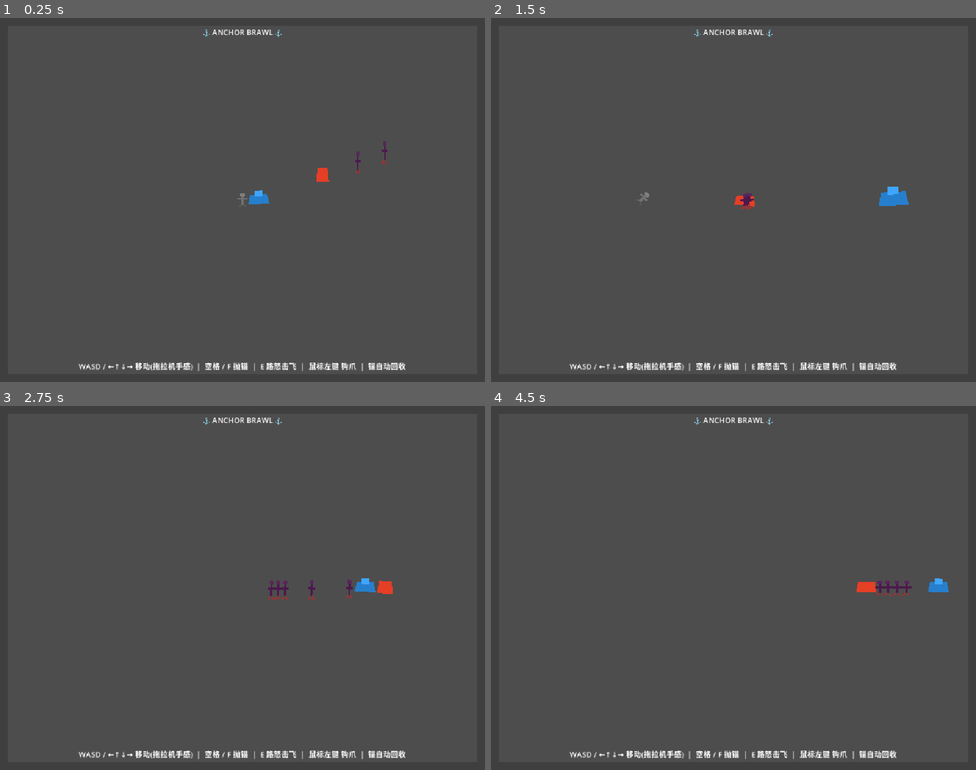
Above: before the commit, frames 1-4 (two rows, left to right).
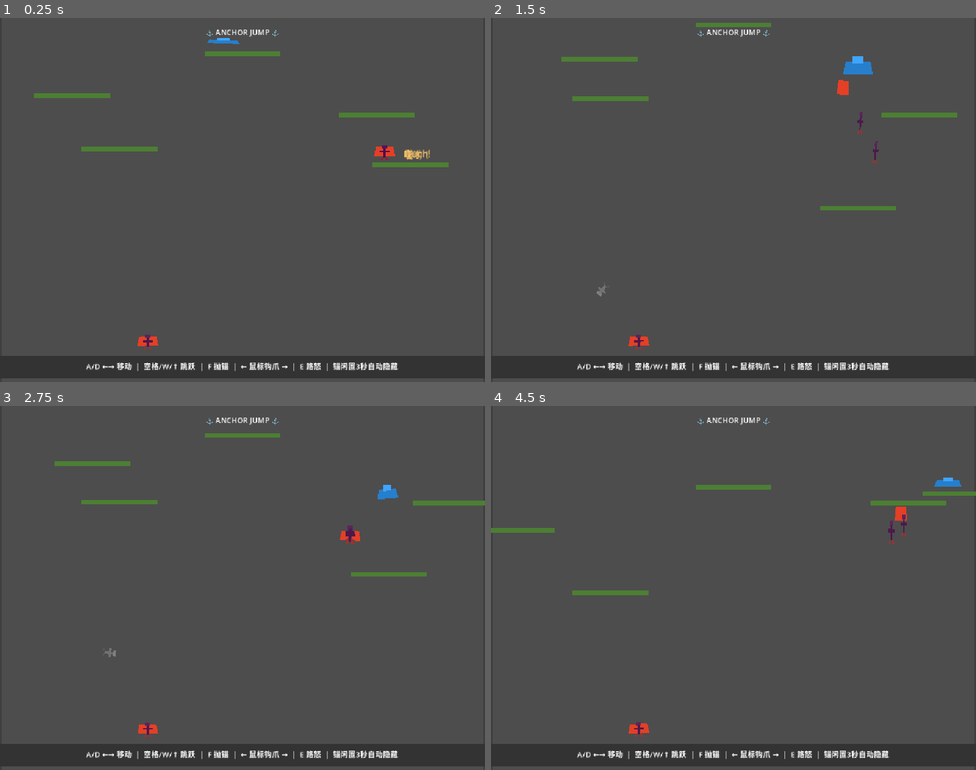
Above: after the commit, the same moments.

Repository: Yb-rabbit/2026_CIGA_Play
Game: Godot game, scene res://Main.tscn
Same seed, same stepped clock (60 frames per second), same inputs: the game is played once before the commit and once after it.
Inputs (mouse positions are in pixels of both pictures, inside the frame that each line leads up to):
- Up to frame 1 (0.25 s): no input
- Up to frame 2 (1.5 s): move the mouse to (840, 181) at 0.52 s; press the mouse at (840, 181) at 0.53 s; hold D (ui_right) from 0.53 s (still down); tap Space (ui_accept) at 0.77, 1.07 s; tap E (horn) at 0.8, 1.35 s; move the mouse to (636, 218) at 1.27 s; release the mouse at (636, 218) at 1.28 s
- Up to frame 3 (2.75 s): tap Space (ui_accept) at 1.52, 1.55, 1.82 s; move the mouse to (291, 507) at 2.02 s; release D (ui_right) at 2.03 s; hold A (ui_left) from 2.03 s (still down); hold Space (ui_accept) from 2.03 s (still down); click (291, 507) at 2.3 s
- Up to frame 4 (4.5 s): move the mouse to (709, 660) at 2.77 s; release A (ui_left) at 2.78 s; release Space (ui_accept) at 2.78 s; hold D (ui_right) 2.78-4.28 s; click (709, 660) at 2.85 s; tap Space (ui_accept) at 3.02, 3.32, 3.77, 3.8, 4.07 s; tap E (horn) at 3.05 s; move the mouse to (879, 642) at 3.52 s; hold E (horn) 3.53-4.28 s; move the mouse to (588, 533) at 4.27 s; hold A (ui_left) from 4.28 s (still down); click (588, 533) at 4.35 s

The runs differ from the first frame. In frame 1, 6.5% of the frame differs, in the area x 1-99%, y 3-98%; in frame 2, 6.7%, in the area x 1-99%, y 1-98%; in frame 3, 6.5%; in frame 4, 6.4%.

Commit message:
【测试】诡异猎奇平台化
很离谱

Diff:
--- a/2026cgj/Main.tscn
+++ b/2026cgj/Main.tscn
@@ -1,15 +1,19 @@
-[gd_scene load_steps=9 format=3 uid="uid://dq8m7n3xp2ky1"]
+[gd_scene load_steps=10 format=3 uid="uid://dq8m7n3xp2ky1"]
 
 [ext_resource type="Script" path="res://ship.gd" id="1_ship"]
 [ext_resource type="Script" path="res://anchor.gd" id="2_anchor"]
 [ext_resource type="Script" path="res://ui.gd" id="3_ui"]
 [ext_resource type="PackedScene" path="res://AnchorWorm.tscn" id="4_worm"]
-
-[sub_resource type="RectangleShape2D" id="wall_h"]
-size = Vector2(1024, 16)
+[ext_resource type="Script" path="res://MovingPlatform.gd" id="5_mplat"]
 
 [sub_resource type="RectangleShape2D" id="wall_v"]
-size = Vector2(16, 768)
+size = Vector2(4, 768)
+
+[sub_resource type="RectangleShape2D" id="ground_h"]
+size = Vector2(1024, 48)
+
+[sub_resource type="RectangleShape2D" id="plat_h"]
+size = Vector2(160, 10)
 
 [sub_resource type="RectangleShape2D" id="ship_shape"]
 size = Vector2(40, 40)
@@ -24,48 +28,110 @@
 
 [node name="Walls" type="Node2D" parent="."]
 
-[node name="WallTop" type="StaticBody2D" parent="Walls"]
-position = Vector2(0, -376)
-
-[node name="CollisionShape2D" type="CollisionShape2D" parent="Walls/WallTop"]
-shape = SubResource("wall_h")
-
-[node name="Polygon2D" type="Polygon2D" parent="Walls/WallTop"]
-polygon = PackedVector2Array(-512, -8, 512, -8, 512, 8, -512, 8)
-color = Color(0.25, 0.25, 0.25, 1)
-
-[node name="WallBottom" type="StaticBody2D" parent="Walls"]
-position = Vector2(0, 376)
-
-[node name="CollisionShape2D" type="CollisionShape2D" parent="Walls/WallBottom"]
-shape = SubResource("wall_h")
-
-[node name="Polygon2D" type="Polygon2D" parent="Walls/WallBottom"]
-polygon = PackedVector2Array(-512, -8, 512, -8, 512, 8, -512, 8)
-color = Color(0.25, 0.25, 0.25, 1)
-
 [node name="WallLeft" type="StaticBody2D" parent="Walls"]
-position = Vector2(-504, 0)
+position = Vector2(-510, 0)
 
 [node name="CollisionShape2D" type="CollisionShape2D" parent="Walls/WallLeft"]
 shape = SubResource("wall_v")
 
 [node name="Polygon2D" type="Polygon2D" parent="Walls/WallLeft"]
-polygon = PackedVector2Array(-8, -384, 8, -384, 8, 384, -8, 384)
+polygon = PackedVector2Array(-2, -384, 2, -384, 2, 384, -2, 384)
 color = Color(0.25, 0.25, 0.25, 1)
 
 [node name="WallRight" type="StaticBody2D" parent="Walls"]
-position = Vector2(504, 0)
+position = Vector2(510, 0)
 
 [node name="CollisionShape2D" type="CollisionShape2D" parent="Walls/WallRight"]
 shape = SubResource("wall_v")
 
 [node name="Polygon2D" type="Polygon2D" parent="Walls/WallRight"]
-polygon = PackedVector2Array(-8, -384, 8, -384, 8, 384, -8, 384)
+polygon = PackedVector2Array(-2, -384, 2, -384, 2, 384, -2, 384)
 color = Color(0.25, 0.25, 0.25, 1)
 
+[node name="Ground" type="StaticBody2D" parent="Walls"]
+position = Vector2(0, 352)
+
+[node name="CollisionShape2D" type="CollisionShape2D" parent="Walls/Ground"]
+shape = SubResource("ground_h")
+
+[node name="Polygon2D" type="Polygon2D" parent="Walls/Ground"]
+polygon = PackedVector2Array(-512, -24, 512, -24, 512, 24, -512, 24)
+color = Color(0.2, 0.2, 0.2, 1)
+
+[node name="Platforms" type="Node2D" parent="."]
+
+[node name="Plat_LeftMid" type="AnimatableBody2D" parent="Platforms"]
+position = Vector2(-260, -80)
+script = ExtResource("5_mplat")
+move_direction = Vector2(0, -1)
+move_speed = 120.0
+move_distance = 140.0
+
+[node name="CollisionShape2D" type="CollisionShape2D" parent="Platforms/Plat_LeftMid"]
+shape = SubResource("plat_h")
+
+[node name="Polygon2D" type="Polygon2D" parent="Platforms/Plat_LeftMid"]
+polygon = PackedVector2Array(-80, -5, 80, -5, 80, 5, -80, 5)
+color = Color(0.3, 0.5, 0.2, 1)
+
+[node name="Plat_RightMid" type="AnimatableBody2D" parent="Platforms"]
+position = Vector2(260, -180)
+script = ExtResource("5_mplat")
+move_direction = Vector2(1, 0)
+move_speed = 100.0
+move_distance = 180.0
+
+[node name="CollisionShape2D" type="CollisionShape2D" parent="Platforms/Plat_RightMid"]
+shape = SubResource("plat_h")
+
+[node name="Polygon2D" type="Polygon2D" parent="Platforms/Plat_RightMid"]
+polygon = PackedVector2Array(-80, -5, 80, -5, 80, 5, -80, 5)
+color = Color(0.3, 0.5, 0.2, 1)
+
+[node name="Plat_TopCenter" type="AnimatableBody2D" parent="Platforms"]
+position = Vector2(0, -290)
+script = ExtResource("5_mplat")
+move_direction = Vector2(0, -1)
+move_speed = 80.0
+move_distance = 80.0
+
+[node name="CollisionShape2D" type="CollisionShape2D" parent="Platforms/Plat_TopCenter"]
+shape = SubResource("plat_h")
+
+[node name="Polygon2D" type="Polygon2D" parent="Platforms/Plat_TopCenter"]
+polygon = PackedVector2Array(-80, -5, 80, -5, 80, 5, -80, 5)
+color = Color(0.3, 0.5, 0.2, 1)
+
+[node name="Plat_LeftHigh" type="AnimatableBody2D" parent="Platforms"]
+position = Vector2(-380, -200)
+script = ExtResource("5_mplat")
+move_direction = Vector2(1, -1)
+move_speed = 90.0
+move_distance = 100.0
+
+[node name="CollisionShape2D" type="CollisionShape2D" parent="Platforms/Plat_LeftHigh"]
+shape = SubResource("plat_h")
+
+[node name="Polygon2D" type="Polygon2D" parent="Platforms/Plat_LeftHigh"]
+polygon = PackedVector2Array(-80, -5, 80, -5, 80, 5, -80, 5)
+color = Color(0.3, 0.5, 0.2, 1)
+
+[node name="Plat_RightHigh" type="AnimatableBody2D" parent="Platforms"]
+position = Vector2(380, -100)
+script = ExtResource("5_mplat")
+move_direction = Vector2(-1, 1)
+move_speed = 110.0
+move_distance = 120.0
+
+[node name="CollisionShape2D" type="CollisionShape2D" parent="Platforms/Plat_RightHigh"]
+shape = SubResource("plat_h")
+
+[node name="Polygon2D" type="Polygon2D" parent="Platforms/Plat_RightHigh"]
+polygon = PackedVector2Array(-80, -5, 80, -5, 80, 5, -80, 5)
+color = Color(0.3, 0.5, 0.2, 1)
+
 [node name="Ship" type="CharacterBody2D" parent="."]
-position = Vector2(0, 0)
+position = Vector2(0, -300)
 script = ExtResource("1_ship")
 
 [node name="CollisionShape2D" type="CollisionShape2D" parent="Ship"]
@@ -80,7 +146,7 @@
 color = Color(0.25, 0.65, 1.0, 1)
 
 [node name="Anchor" type="RigidBody2D" parent="."]
-position = Vector2(0, 0)
+position = Vector2(0, -300)
 script = ExtResource("2_anchor")
 
 [node name="CollisionShape2D" type="CollisionShape2D" parent="Anchor"]
@@ -107,6 +173,9 @@
 color = Color(0.35, 0.35, 0.35, 1)
 
 [node name="AnchorWorm" parent="." instance=ExtResource("4_worm")]
+
+[node name="Worm2" parent="." instance=ExtResource("4_worm")]
+position = Vector2(-200, 300)
 
 [node name="UI" type="CanvasLayer" parent="."]
 script = ExtResource("3_ui")
@@ -117,12 +186,12 @@
 anchor_top = 0.0
 anchor_right = 0.5
 anchor_bottom = 0.0
-offset_left = -200.0
+offset_left = -220.0
 offset_top = 12.0
-offset_right = 200.0
+offset_right = 220.0
 offset_bottom = 48.0
 grow_horizontal = 2
-text = "⚓ ANCHOR BRAWL ⚓"
+text = "⚓ ANCHOR JUMP ⚓"
 horizontal_alignment = 1
 vertical_alignment = 1
 
@@ -132,12 +201,12 @@
 anchor_top = 1.0
 anchor_right = 0.5
 anchor_bottom = 1.0
-offset_left = -400.0
+offset_left = -420.0
 offset_top = -56.0
-offset_right = 400.0
+offset_right = 420.0
 offset_bottom = -12.0
 grow_horizontal = 2
 grow_vertical = 0
-text = "WASD / ←↑↓→ 移动(拖拉机手感)  |  空格 / F 抛锚  |  E 路怒击飞  |  鼠标左键 钩爪  |  锚自动回收"
+text = "A/D ←→ 移动  |  空格/W/↑ 跳跃  |  F 抛锚  |  ← 鼠标钩爪 →  |  E 路怒  |  锚闲置3秒自动隐藏"
 horizontal_alignment = 1
 vertical_alignment = 1
--- /dev/null
+++ b/2026cgj/MovingPlatform.gd
@@ -0,0 +1,16 @@
+extends AnimatableBody2D
+
+@export var move_direction: Vector2 = Vector2(0, -1)
+@export var move_speed: float = 100.0
+@export var move_distance: float = 200.0
+
+var _start_pos: Vector2
+var _t: float = 0.0
+
+func _ready() -> void:
+	_start_pos = global_position
+
+func _physics_process(delta: float) -> void:
+	_t += delta
+	var offset := sin(_t * move_speed / move_distance) * move_distance
+	global_position = _start_pos + move_direction * offset
--- a/2026cgj/Segment.gd
+++ b/2026cgj/Segment.gd
@@ -7,13 +7,18 @@
 
 var wobble_tween: Tween
 var has_bump_this_frame: bool = false
+var _cooldown: float = 0.0
 
 func trigger_bump(body: Node) -> void:
 	if has_bump_this_frame:
 		return
+	# 冷却 0.8 秒，避免连续触发淹没画面
+	if _cooldown > 0.0:
+		return
 	has_bump_this_frame = true
+	_cooldown = 0.8
 
-	# 鬼畜缩放
+	# 鬼畜缩放（频率降低）
 	_do_wobble()
 
 	# 随机变色
@@ -21,10 +26,10 @@
 	var color_tween := create_tween()
 	color_tween.tween_property(self, "modulate", Color.WHITE, 0.5)
 
-	# 浮动拟声词
+	# 小号浮动拟声词（20px，不挡视线）
 	var label := Label.new()
 	label.text = SOUND_WORDS[randi() % SOUND_WORDS.size()]
-	label.font_size = 48
+	label.add_theme_font_size_override("font_size", 20)
 	label.modulate = Color.ORANGE
 	if body:
 		label.position = (global_position + body.global_position) / 2.0
@@ -34,9 +39,9 @@
 
 	var float_tween := create_tween()
 	float_tween.set_parallel(true)
-	float_tween.tween_property(label, "position", label.position + Vector2(0, -60), 0.8)
-	float_tween.tween_property(label, "modulate", Color.TRANSPARENT, 0.8)
-	float_tween.tween_callback(label.queue_free).set_delay(0.8)
+	float_tween.tween_property(label, "position", label.position + Vector2(0, -30), 0.6)
+	float_tween.tween_property(label, "modulate", Color.TRANSPARENT, 0.6)
+	float_tween.tween_callback(label.queue_free).set_delay(0.6)
 
 func _do_wobble() -> void:
 	if wobble_tween and wobble_tween.is_running():
--- a/2026cgj/WormHead.gd
+++ b/2026cgj/WormHead.gd
@@ -143,20 +143,21 @@
 	var steer := Vector2.ZERO
 
 	if p.x < -BOX_HW + WALL_MARGIN:
-		steer.x += smoothstep(-BOX_HW + WALL_MARGIN, -BOX_HW, p.x)
+		steer.x += clamp((p.x - (-BOX_HW + WALL_MARGIN)) / (-BOX_HW - (-BOX_HW + WALL_MARGIN)), 0.0, 1.0)
 	elif p.x > BOX_HW - WALL_MARGIN:
-		steer.x -= smoothstep(BOX_HW - WALL_MARGIN, BOX_HW, p.x)
+		steer.x -= clamp((p.x - (BOX_HW - WALL_MARGIN)) / (BOX_HW - (BOX_HW - WALL_MARGIN)), 0.0, 1.0)
 
 	if p.y < -BOX_HH + WALL_MARGIN:
-		steer.y += smoothstep(-BOX_HH + WALL_MARGIN, -BOX_HH, p.y)
+		steer.y += clamp((p.y - (-BOX_HH + WALL_MARGIN)) / (-BOX_HH - (-BOX_HH + WALL_MARGIN)), 0.0, 1.0)
 	elif p.y > BOX_HH - WALL_MARGIN:
-		steer.y -= smoothstep(BOX_HH - WALL_MARGIN, BOX_HH, p.y)
+		steer.y -= clamp((p.y - (BOX_HH - WALL_MARGIN)) / (BOX_HH - (BOX_HH - WALL_MARGIN)), 0.0, 1.0)
 
 	if steer.length() > 0.001:
 		# 将当前速度向避让方向旋转，而非直接叠加
 		var target_dir := steer.normalized()
 		var current_dir := velocity.normalized() if velocity.length() > 0.01 else target_dir
-		var blended := current_dir.lerp(target_dir, clamp(WALL_FORCE * delta, 0.0, 1.0)).normalized()
+		var blended: Vector2 = current_dir.lerp(target_dir, clamp(WALL_FORCE * delta, 0.0, 1.0))
+		blended = blended.normalized()
 		velocity = blended * velocity.length()
 
 func _hard_clamp() -> void:
--- a/2026cgj/anchor.gd
+++ b/2026cgj/anchor.gd
@@ -23,6 +23,10 @@
 	physics_material_override = PhysicsMaterial.new()
 	physics_material_override.bounce = 0.9
 	body_entered.connect(_on_body_entered)
+	# 初始隐藏
+	visible = false
+	freeze = true
+
 
 	# 【锚格分裂】随机间隔抽风
 	crazy_timer = Timer.new()
@@ -48,10 +52,28 @@
 		if vel_length > STOP_THRESHOLD:
 			reset_to_ship(ship)
 
+func show_anchor(at_ship: CharacterBody2D) -> void:
+	visible = true
+	ship = at_ship
+	global_position = ship.global_position
+	linear_velocity = Vector2.ZERO
+	angular_velocity = 0.0
+	freeze = true
+
+func hide_anchor() -> void:
+	visible = false
+	release_grapple()
+	thrown = false
+	timer = 0.0
+	linear_velocity = Vector2.ZERO
+	angular_velocity = 0.0
+	freeze = true
+
 func throw(from_ship: CharacterBody2D) -> void:
 	ship = from_ship
 	thrown = true
 	timer = 0.0
+	visible = true
 
 	# 清除钩爪状态
 	release_grapple()
@@ -87,6 +109,8 @@
 	freeze = true
 	global_position = ship.global_position
 	scale = Vector2.ONE
+	# 回收后自动隐藏
+	visible = false
 
 func _on_body_entered(body: Node) -> void:
 	if not thrown:
--- a/2026cgj/project.godot
+++ b/2026cgj/project.godot
@@ -24,6 +24,7 @@
 window/size/viewport_width=1024
 window/size/viewport_height=768
 window/stretch/mode="canvas_items"
+window/stretch/aspect="keep"
 
 [editor_plugins]
 
@@ -71,6 +72,13 @@
 "events": [Object(InputEventMouseButton,"resource_local_to_scene":false,"resource_name":"","device":-1,"window_id":0,"a …(252 unchanged characters)…
 ]
 }
+jump={
+"deadzone": 0.5,
+"events": [Object(InputEventKey,"resource_local_to_scene":false,"resource_name":"","device":-1,"window_id":0,"alt_pressed":false,"shift_pressed":false,"ctrl_pressed":false,"meta_pressed":false,"pressed":false,"keycode":32,"physical_keycode":32,"key_label":32,"unicode":32,"location":0,"echo":false,"script":null)
+, Object(InputEventKey,"resource_local_to_scene":false,"resource_name":"","device":-1,"window_id":0,"alt_pressed":false,"shift_pressed":false,"ctrl_pressed":false,"meta_pressed":false,"pressed":false,"keycode":4194320,"physical_keycode":4194320,"key_label":0,"unicode":4194320,"location":0,"echo":false,"script":null)
+, Object(InputEventKey,"resource_local_to_scene":false,"resource_name":"","device":-1,"window_id":0,"alt_pressed":false,"shift_pressed":false,"ctrl_pressed":false,"meta_pressed":false,"pressed":false,"keycode":87,"physical_keycode":87,"key_label":87,"unicode":119,"location":0,"echo":false,"script":null)
+]
+}
 
 [physics]
 
--- a/2026cgj/ship.gd
+++ b/2026cgj/ship.gd
@@ -1,66 +1,126 @@
 extends CharacterBody2D
 
+## ============================================
+## 移动参数
+## ============================================
 const SPEED := 400.0
 const LERP_FACTOR := 0.08
+const GRAVITY := 1200.0
+const JUMP_VELOCITY := -550.0
+
+## 钩爪参数
 const HOOK_SPEED := 800.0
-const GRAPPLE_PULL := 800.0
+const GRAPPLE_PULL := 1400.0
 const GRAPPLE_ARRIVE_DIST := 30.0
 
+## 锚空闲自动隐藏时间
+const ANCHOR_IDLE_TIMEOUT := 3.0
+
+## ============================================
+## 节点引用
+## ============================================
 @onready var anchor: RigidBody2D = $"../Anchor"
 
 var squish_tween: Tween
+var _anchor_idle_timer := 0.0
+var _anchor_visible := false
 
+## ============================================
+## 初始化
+## ============================================
 func _ready() -> void:
-	anchor.reset_to_ship(self)
+	anchor.hide_anchor()
 
+## ============================================
+## 物理帧
+## ============================================
 func _physics_process(delta: float) -> void:
-	# 读取输入方向
+	# -- 重力 --
+	velocity.y += GRAVITY * delta
+
+	# -- 水平输入（仅 A/D） --
 	var input_dir := Vector2(
 		Input.get_axis("ui_left", "ui_right"),
-		Input.get_axis("ui_up", "ui_down")
+		0.0
 	)
 
-	# 拖拉机式延迟跟随
-	var target_velocity := input_dir * SPEED
-	velocity = velocity.lerp(target_velocity, LERP_FACTOR)
+	var target_velocity_x := input_dir.x * SPEED
+	var new_x: float = lerp(velocity.x, target_velocity_x, LERP_FACTOR)
+	velocity.x = new_x
 
-	# 【醉酒惯性】每帧随机旋转 + 随机横向漂移
+	# -- 醉酒惯性 --
 	rotation += randf_range(-0.015, 0.015)
-	velocity += Vector2(randf_range(-30.0, 30.0), randf_range(-30.0, 30.0)) * delta
+	velocity.x += randf_range(-30.0, 30.0) * delta
 
-	# 【钩爪拖拽拉力】锚粘墙时，船被拉向锚
+	# -- 锚空闲隐藏倒计时 --
+	if _anchor_visible and not anchor.thrown and not anchor.is_grappling:
+		_anchor_idle_timer -= delta
+		if _anchor_idle_timer <= 0.0:
+			anchor.hide_anchor()
+			_anchor_visible = false
+
+	# -- 钩爪拖拽拉力（勾住时抵消重力，拉力 1400） --
 	if anchor.is_grappling:
+		velocity.y = lerp(velocity.y, 0.0, 0.1)
 		var dist := global_position.distance_to(anchor.global_position)
-		# 距离很近时自动解除钩爪
 		if dist <= GRAPPLE_ARRIVE_DIST:
 			anchor.release_grapple()
 			anchor.reset_to_ship(self)
+			_anchor_visible = false
 		else:
 			var pull_dir := (anchor.global_position - global_position).normalized()
 			velocity += pull_dir * GRAPPLE_PULL * delta
 
 	move_and_slide()
 
-	# 撞墙检测 - 拍扁效果
+	# -- 撞墙拍扁 --
 	for i in range(get_slide_collision_count()):
 		var collision := get_slide_collision(i)
 		var collider := collision.get_collider()
 		if collider is StaticBody2D:
 			_do_squish()
 
+## ============================================
+## 确保锚可见
+## ============================================
+func _show_anchor() -> void:
+	if not _anchor_visible:
+		anchor.show_anchor(self)
+		_anchor_visible = true
+	_anchor_idle_timer = ANCHOR_IDLE_TIMEOUT
+
+## ============================================
+## 输入
+## ============================================
 func _input(event: InputEvent) -> void:
+	# 任意键重置锚隐藏计时器
+	if _anchor_visible:
+		_anchor_idle_timer = ANCHOR_IDLE_TIMEOUT
+
+	# 跳跃
+	if event.is_action_pressed("jump") and is_on_floor():
+		_show_anchor()
+		velocity.y = JUMP_VELOCITY
+
+	# F 抛锚
 	if event.is_action_pressed("ui_accept"):
+		_show_anchor()
 		if not anchor.thrown:
 			anchor.throw(self)
 
-	# 【路怒症】按 E 键膨胀 + 击飞锚
+	# E 路怒击飞
 	if event.is_action_pressed("horn"):
+		_show_anchor()
 		_horn_rage()
 
-	# 【钩爪发射】鼠标左键
+	# 鼠标左键 钩爪发射
 	if event.is_action_pressed("hook"):
+		_show_anchor()
 		_fire_hook()
 
+## ============================================
+## 撞墙拍扁
+## ============================================
 func _do_squish() -> void:
 	if squish_tween and squish_tween.is_running():
 		return
@@ -68,34 +128,32 @@
 	squish_tween.tween_property(self, "scale", Vector2(1.6, 0.4), 0.05)
 	squish_tween.tween_property(self, "scale", Vector2(1.0, 1.0), 0.1)
 
+## ============================================
+## 路怒击飞
+## ============================================
 func _horn_rage() -> void:
-	# 膨胀再缩回
 	var rage_tween := create_tween()
 	rage_tween.tween_property(self, "scale", Vector2(1.8, 1.8), 0.08)
 	rage_tween.tween_property(self, "scale", Vector2(1.0, 1.0), 0.12)
 
-	# 击飞锚：从 Ship 指向 Anchor 的方向
 	var direction := anchor.global_position - global_position
 	if direction.length() < 0.001:
-		direction = Vector2.UP  # 如果锚恰好在身上，默认向上击飞
+		direction = Vector2.UP
 	direction = direction.normalized()
 	anchor.apply_central_impulse(direction * 600.0)
 
+## ============================================
+## 钩爪发射（鼠标方向）
+## ============================================
 func _fire_hook() -> void:
-	# 获取鼠标全局位置
 	var mouse_pos := get_global_mouse_position()
 	var direction := (mouse_pos - global_position).normalized()
 
-	# 清除钩爪状态，恢复重力
 	anchor.release_grapple()
 	anchor.gravity_scale = 0.5
-
-	# 从船头出发
 	anchor.thrown = true
 	anchor.freeze = false
 	anchor.sleeping = false
 	anchor.global_position = global_position + direction * 50.0
-
-	# 高速向鼠标发射
 	anchor.linear_velocity = Vector2.ZERO
 	anchor.apply_central_impulse(direction * HOOK_SPEED)
Binary file added: 2026cgj/MovingPlatform.gd.uid
